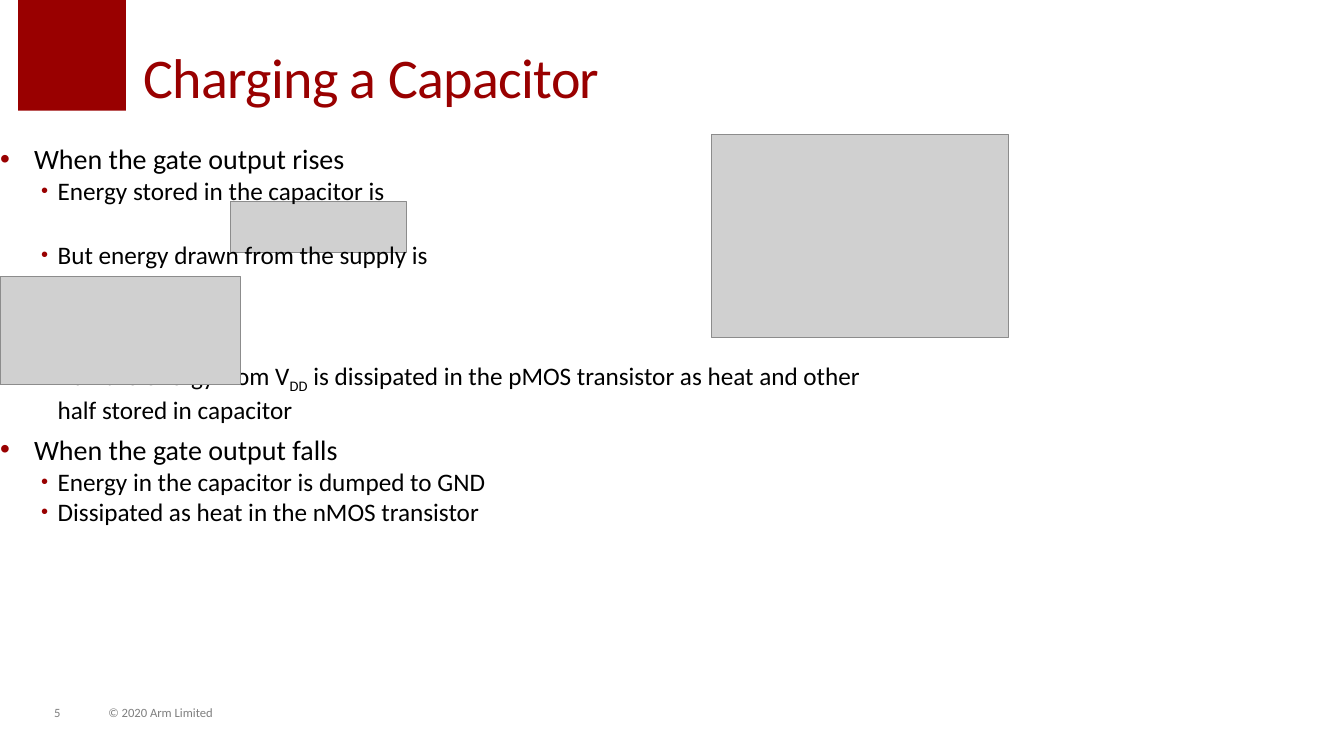
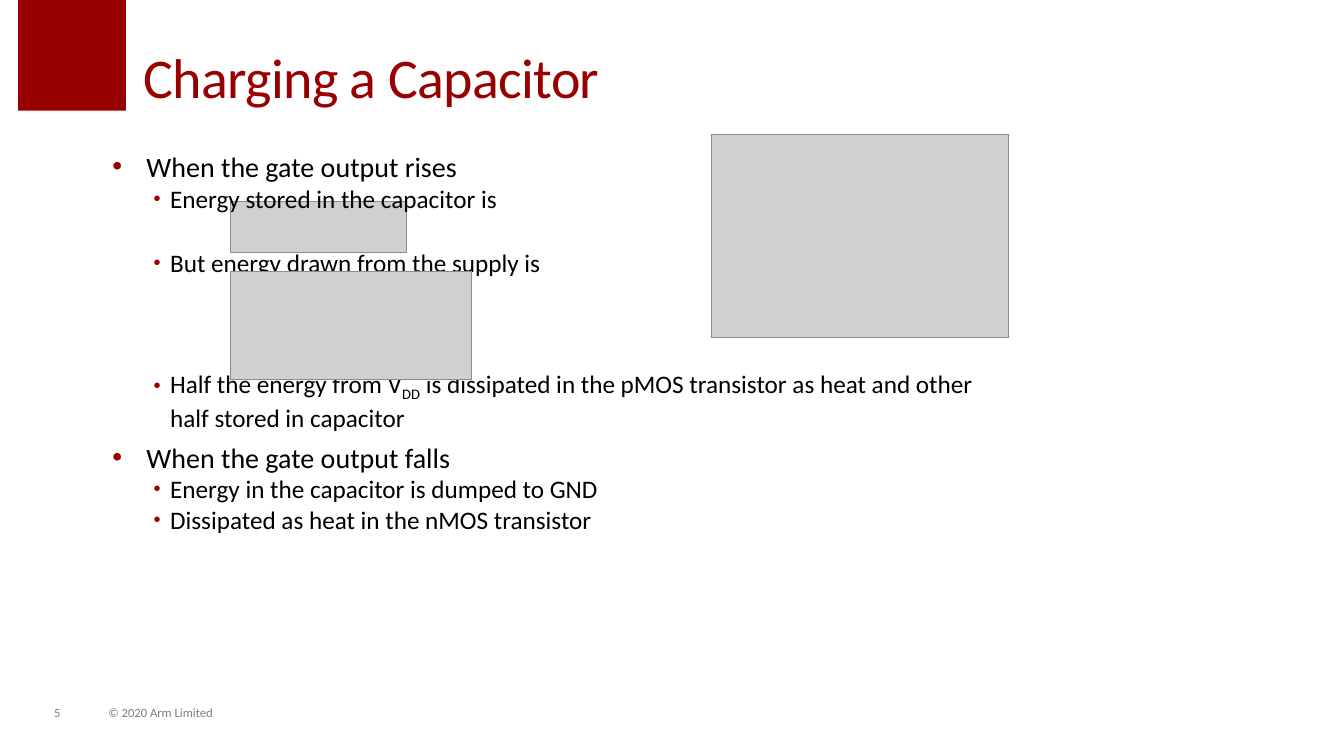
Before and after one commit to tdloveless/iu-vlsi, a slide deck: slide 5 of Slides/S25/7.0-Power.pptx. Drawn at 1344x756 pixels with LibreOffice and Linux fonts; fonts in the diff are those of the drawing; grey boxes stand for pictures; background and template pictures are left out. Boxes give left, top, right and bottom in pixels: in the first picture for what was removed or moved away, otherwise in the second. Text is boxed around its words. In the diff, an @@ line names an element or a change of style, - is before the commit and + after.

```diff
--- a/Slides/S25/7.0-Power.pptx
+++ b/Slides/S25/7.0-Power.pptx
@@ text "When the gate output rises": place and size @@
-text "When the gate output rises" at bbox=[34, 149, 859, 525]
+text "When the gate output rises" at bbox=[146, 157, 972, 533]
@@ picture removed at bbox=[0, 276, 241, 384] @@
@@ picture added at bbox=[231, 271, 472, 379] @@
```
Also in this commit, not shown: 5 other slides changed, 2 slides added, 2 slides removed.
